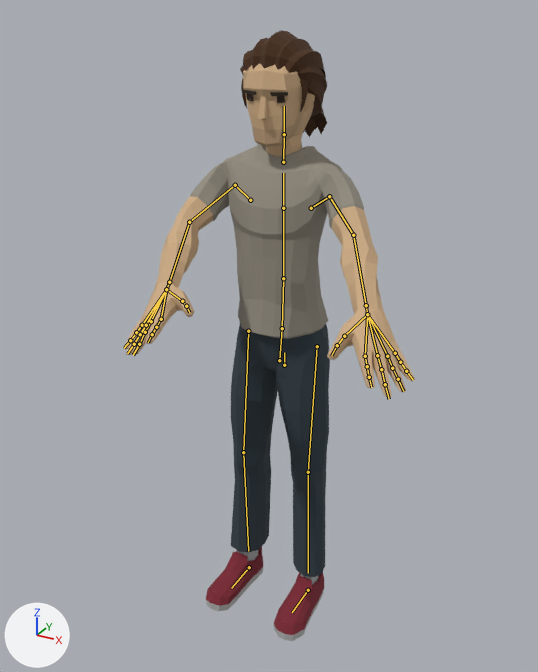
Renders of the glTF model app/src/main/assets/characters/Casual2.gltf from each side of a commit.
One viewpoint serves both versions: a camera (50 mm lens) standing at (0.992, -1.935, 1.909) and looking at (0.054, -0.229, 1.056). The axes (+X, +Y, +Z) are drawn at lower left. The lights are the same throughout. The picture after the commit comes second. Both versions are drawn at frame 1 of the action 'Windup_BH'; the numbers are the values there. The bones that change, and the others that lie on the model, are drawn over the model as lines.

Objects in the first picture: 'Casual2_Body', 'Casual2_Feet', 'Casual2_Head', 'Casual2_Legs'.
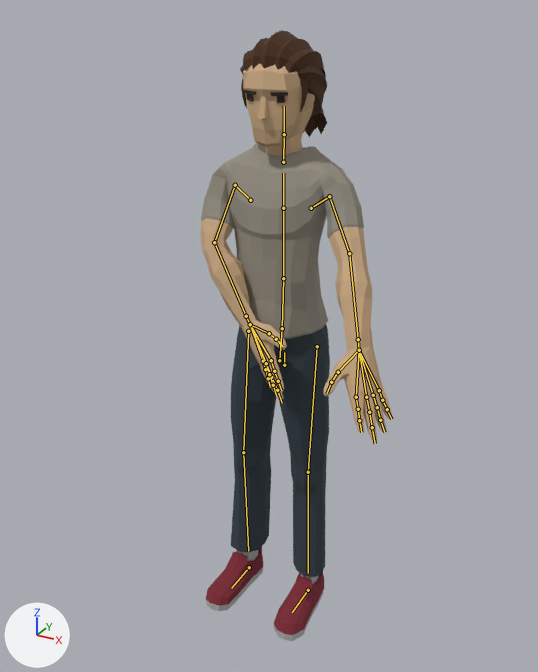
Edits to the scene script, one JSON object a line:
```json
{"block": "bone_upperarm_l", "where": "bone_upperarm_l = bpy.data.objects['CharacterArmature'].pose.bones['UpperArm.L']  # child of 'Shoulder.L'"}
{"op": "set", "path": "bone_upperarm_l.rotation_quaternion", "old": "(0.914, -0.187, 0.0, -0.36)", "new": "(0.879, -0.395, 0.0, -0.266)", "note": "degrees (-20, -8, -42) -> degrees (-45, -12, -29)"}
{"block": "bone_lowerarm_l", "where": "bone_lowerarm_l = bpy.data.objects['CharacterArmature'].pose.bones['LowerArm.L']  # child of 'UpperArm.L'"}
{"op": "set", "path": "bone_lowerarm_l.rotation_quaternion", "old": "(0.994, -0.106, 0.0, -0.019)", "new": "(0.991, -0.125, 0.0, 0.04)", "note": "degrees (-12, 0, -2) -> degrees (-14, 1, 5)"}
{"block": "bone_upperarm_r", "where": "bone_upperarm_r = bpy.data.objects['CharacterArmature'].pose.bones['UpperArm.R']  # child of 'Shoulder.R'"}
{"op": "set", "path": "bone_upperarm_r.rotation_quaternion", "old": "(0.819, -0.287, 0.0, 0.497)", "new": "(0.724, -0.566, 0.0, 0.395)", "note": "degrees (-29, 17, 58) -> degrees (-66, 27, 40)"}
{"block": "bone_lowerarm_r", "where": "bone_lowerarm_r = bpy.data.objects['CharacterArmature'].pose.bones['LowerArm.R']  # child of 'UpperArm.R'"}
{"op": "set", "path": "bone_lowerarm_r.rotation_quaternion", "old": "(0.966, -0.153, 0.0, 0.207)", "new": "(0.933, -0.359, 0.0, -0.028)", "note": "degrees (-17, 4, 24) -> degrees (-42, -1, -3)"}
{"block": "bone_wrist_r", "where": "bone_wrist_r = bpy.data.objects['CharacterArmature'].pose.bones['Wrist.R']  # child of 'LowerArm.R'"}
{"op": "set", "path": "bone_wrist_r.rotation_quaternion", "old": "(0.998, 0.026, 0.0, 0.065)", "new": "(0.996, -0.027, 0.0, 0.08)", "note": "degrees (3, 0, 7) -> degrees (-3, 0, 9)"}
```

Pixel boxes (x1, y1, x2, y2) of what changed, in the pictures (538 x 672 px):
```json
{"object": "Casual2_Body", "change": "posed", "before": [123, 144, 415, 398], "after": [200, 144, 393, 442], "on screen": "34% narrower, 17% taller"}
{"bone": "UpperArm.L", "before": "(329, 196) to (353, 235)", "after": "(329, 196) to (349, 253)"}
{"bone": "LowerArm.L", "before": "(353, 235) to (366, 305)", "after": "(349, 253) to (358, 339)"}
{"bone": "UpperArm.R", "before": "(235, 185) to (189, 222)", "after": "(235, 185) to (214, 242)"}
{"bone": "LowerArm.R", "before": "(189, 222) to (169, 282)", "after": "(214, 242) to (246, 316)"}
{"bone": "Wrist.R", "before": "(169, 282) to (166, 289)", "after": "(246, 316) to (250, 324)"}
```
